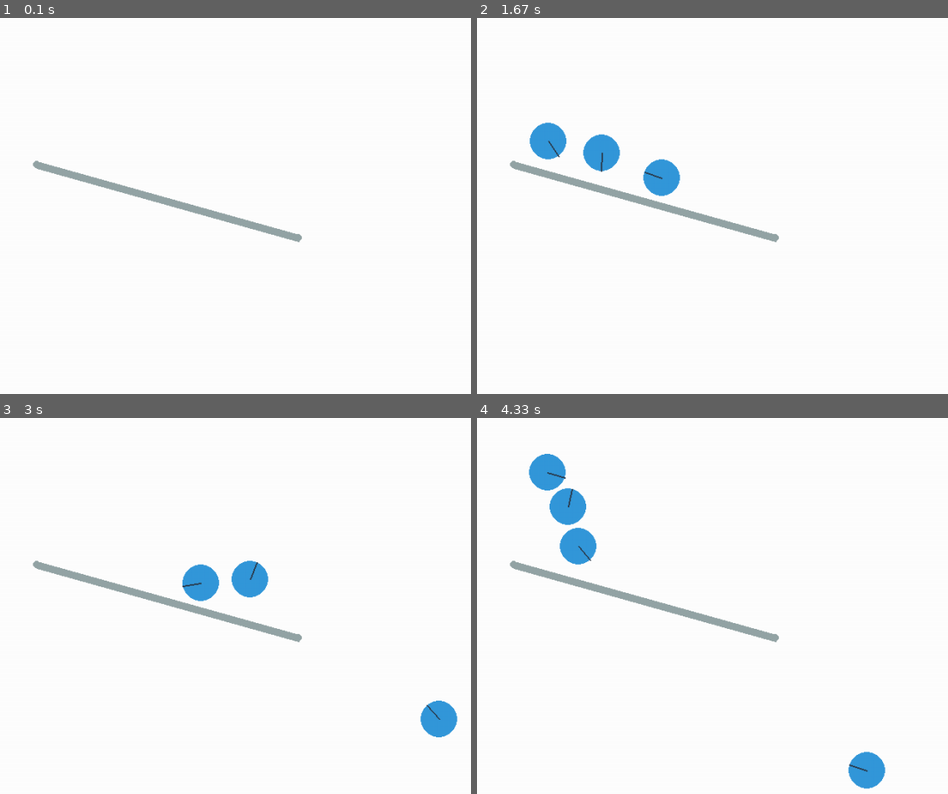
Above: before the commit, frames 1-4 (two rows, left to right).
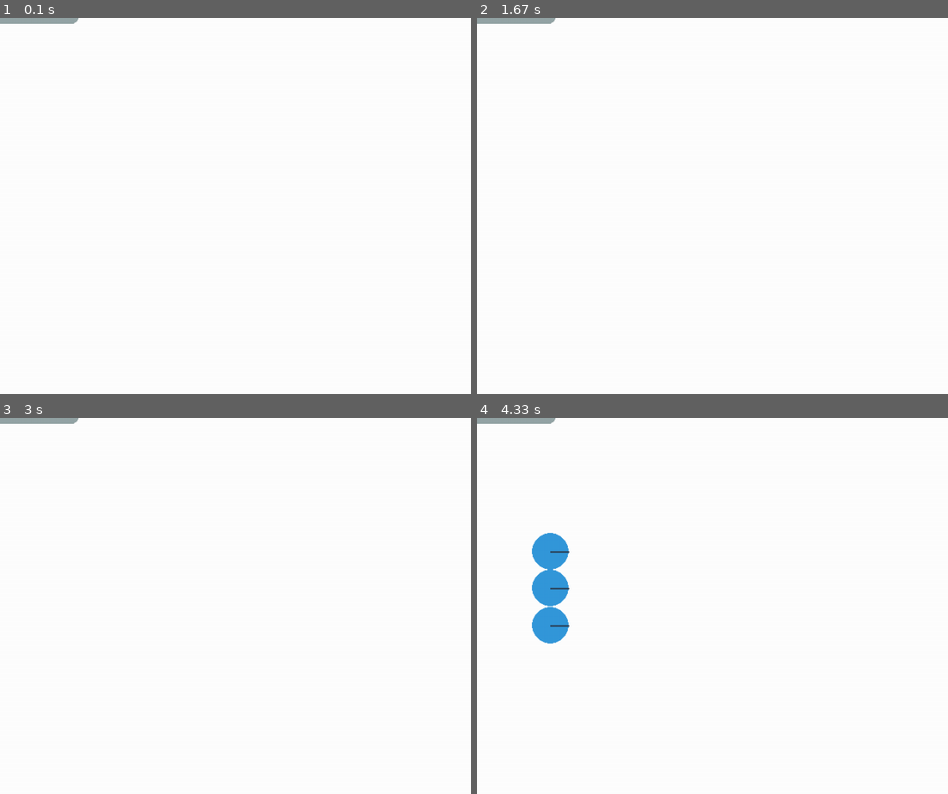
Above: after the commit, the same moments.

Repository: Okto3/pygame-project
Game: pygame game, started from pymunk tests.py
Same seed, same stepped clock (60 frames per second), same inputs: the game is played once before the commit and once after it.
Inputs (mouse positions are in pixels of both pictures, inside the frame that each line leads up to):
- Up to frame 1 (0.1 s): no input
- Up to frame 2 (1.67 s): tap Space at 0.33 s; press the mouse at (618, 172) at 0.7 s; move the mouse to (618, 254) at 0.8 s; release the mouse at (618, 341) at 0.93 s; hold Right 1-1.47 s; move the mouse to (outside the picture) at 1.03 s
- Up to frame 3 (3 s): hold Up 2-2.53 s; hold Left 2-2.53 s; move the mouse to (108, 624) at 2.03 s
- Up to frame 4 (4.33 s): tap Space at 3.63 s

The runs differ from the first frame. In frame 1, 1.5% of the frame differs, in the area x 0-65%, y 0-60%; in frame 2, 3.3%; in frame 3, 3.3%; in frame 4, 5.4%, in the area x 0-87%, y 0-99%.

Commit message:
rotating platforms in pymunk

Diff:
--- /dev/null
+++ b/pool.py
@@ -0,0 +1,162 @@
+import math
+
+import pygame as pg
+import pymunk as pm
+from pymunk import Vec2d
+
+
+def flipy(p):
+    """Convert chipmunk coordinates to pygame coordinates."""
+    return Vec2d(p[0], -p[1]+600)
+
+
+class Ball(pg.sprite.Sprite):
+
+    def __init__(self, pos, space):
+        super().__init__()
+        self.image = pg.Surface((60, 60), pg.SRCALPHA)
+        pg.draw.circle(self.image, pg.Color('steelblue2'), (30, 30), 29)
+        pg.draw.circle(self.image, pg.Color('black'), (30, 10), 5)
+        self.rect = self.image.get_rect(center=pos)
+        self.orig_image = self.image
+        # Create the physics body and shape of this object.
+        self.body = pm.Body()
+        self.shape = pm.Circle(self.body, radius=30)
+        self.shape.density = .0001
+        self.shape.friction = .1
+        self.shape.elasticity = .99
+        self.body.position = pos
+        # Add them to the Pymunk space.
+        self.space = space
+        self.space.add(self.body, self.shape)
+        print(self.body.mass)
+
+        self.accel_forw = False
+        self.accel_back = False
+        self.turn_left = False
+        self.turn_right = False
+        self.topspeed = 1790
+        self.angle = 0
+
+    def handle_event(self, event):
+        if event.type == pg.KEYDOWN:
+            if event.key == pg.K_w:
+                self.accel_forw = True
+            if event.key == pg.K_a:
+                self.turn_left = True
+            if event.key == pg.K_d:
+                self.turn_right = True
+            if event.key == pg.K_s:
+                self.accel_back = True
+        if event.type == pg.KEYUP:
+            if event.key == pg.K_w:
+                self.accel_forw = False
+            if event.key == pg.K_a:
+                self.turn_left = False
+            if event.key == pg.K_d:
+                self.turn_right = False
+            if event.key == pg.K_s:
+                self.accel_back = False
+
+    def update(self, dt):
+        # Accelerate the pymunk body of this sprite.
+        if self.accel_forw and self.body.velocity.length < self.topspeed:
+            self.body.apply_force_at_local_point(Vec2d(0, 624), Vec2d(0, 0))
+        if self.accel_back and self.body.velocity.length < self.topspeed:
+            self.body.apply_force_at_local_point(Vec2d(0, -514), Vec2d(0, 0))
+        if self.turn_left and self.body.velocity.length < self.topspeed:
+            self.body.angle += .1
+            self.body.angular_velocity = 0
+        if self.turn_right and self.body.velocity.length < self.topspeed:
+            self.body.angle -= .1
+            self.body.angular_velocity = 0
+        # Rotate the image of the sprite.
+        self.angle = self.body.angle
+        self.rect.center = flipy(self.body.position)
+        self.image = pg.transform.rotozoom(
+            self.orig_image, math.degrees(self.body.angle), 1)
+        self.rect = self.image.get_rect(center=self.rect.center)
+
+
+class Wall(pg.sprite.Sprite):
+
+    def __init__(self, pos, verts, space, mass, *sprite_groups):
+        super().__init__(*sprite_groups)
+        # Determine the width and height of the surface.
+        width = max(v[0] for v in verts)
+        height = max(v[1] for v in verts)
+        self.image = pg.Surface((width, height), pg.SRCALPHA)
+        pg.draw.polygon(self.image, pg.Color('sienna1'), verts)
+        self.rect = self.image.get_rect(topleft=pos)
+
+        moment = pm.moment_for_poly(mass, verts)
+        self.body = pm.Body(mass, moment, pm.Body.STATIC)
+        # Need to transform the vertices for the pymunk poly shape,
+        # so that they fit to the image vertices.
+        verts2 = [(x, -y) for x, y in verts]
+        self.shape = pm.Poly(self.body, verts2, radius=2)
+        self.shape.friction = 0.1
+        self.shape.elasticity = .92
+        self.body.position = flipy(pos)
+        self.space = space
+        self.space.add(self.shape)
+
+
+class Game:
+
+    def __init__(self):
+        self.done = False
+        self.screen = pg.display.set_mode((800, 600))
+        self.clock = pg.time.Clock()
+        self.bg_color = pg.Color(60, 60, 60)
+
+        self.space = pm.Space()
+        self.space.gravity = Vec2d(0.0, 0.0)
+        self.space.damping = .4
+
+        self.all_sprites = pg.sprite.Group()
+
+        self.ball = Ball((300, 300), self.space)
+        self.ball2 = Ball((400, 300), self.space)
+        self.all_sprites.add(self.ball, self.ball2)
+        # Position and vertices tuples for the walls.
+        vertices = [
+            ([10, 80], ((0, 0), (200, 0), (90, 500), (0, 500))),
+            ([400, 250], ((40, 80), (200, 0), (170, 90), (10, 170))),
+            ([600, 450], ((20, 40), (300, 0), (300, 120), (10, 100))),
+            ([760, 10], ((0, 0), (30, 0), (30, 420), (0, 400))),
+            ([10, 10], ((0, 0), (760, 0), (700, 60), (0, 60))),
+            ([10, 580], ((0, 0), (760, 0), (700, 60), (0, 60))),
+            ]
+
+        for pos, verts in vertices:
+            Wall(pos, verts, self.space, 1, self.all_sprites)
+
+    def run(self):
+        while not self.done:
+            self.dt = self.clock.tick(30) / 1000
+            self.handle_events()
+            self.run_logic()
+            self.draw()
+
+    def handle_events(self):
+        for event in pg.event.get():
+            if event.type == pg.QUIT:
+                self.done = True
+
+            self.ball.handle_event(event)
+
+    def run_logic(self):
+        self.space.step(1/60)
+        self.all_sprites.update(self.dt)
+
+    def draw(self):
+        self.screen.fill(self.bg_color)
+        self.all_sprites.draw(self.screen)
+        pg.display.flip()
+
+
+if __name__ == '__main__':
+    pg.init()
+    Game().run()
+    pg.quit()
--- a/pymunk tests.py
+++ b/pymunk tests.py
@@ -26,6 +26,14 @@
         self.ticks_to_next_ball = 10
         self.active_shape = None
         self.lineID
+        self.dragging = False
+        self.activePlatform = 0
+        self.rotating = False
+        self.lineAngle = math.pi/2
+
+
+
+
 
     def run(self) -> None:
             while self.running:
@@ -38,22 +46,27 @@
                 self.draw_objects()
                 pygame.display.flip()
                 self.clock.tick(50)
+                self.offset_x = 0
+                self.offset_y = 0
+                self.x = 0
+                self.y = 0
+
 
 
     def add_static_scenery(self) -> None:
         static_body = self.space.static_body
 
+        self.linePoint1X = 0
+        self.linePoint1Y = 0
+        self.linePoint2X = 100
+        self.linePoint2Y = 0
 
-        static_lines = [
-            pymunk.Segment(static_body, (50.0, 200), (407.0, 300), 5.0)
-            #pymunk.Segment(static_body, (407.0, 600 - 246), (407.0, 600 - 343), 0.0),
-        ]
-        for line in static_lines:
-            line.elasticity = 0.95
-            line.friction = 0.9
-        self.space.add(*static_lines)
+        self.platformLine = pymunk.Segment(static_body, (self.linePoint1X, self.linePoint1Y), (self.linePoint2X, self.linePoint2Y), 7.0)
+        self.platformLine.elasticity = 1
+        self.platformLine.friction = 0.9
+
+        self.space.add(self.platformLine)
         self.lineID = self.space.shapes[0]._id
-        print(self.lineID)
 
 
     def process_events(self) -> None:
@@ -64,36 +77,59 @@
                 self.running = False
 
 
-
             elif event.type == pygame.MOUSEBUTTONDOWN:
+                #self.dragging = True
+                self.mouse_x, self.mouse_y = event.pos
                 p = from_pygame(event.pos, self.screen)
                 self.active_shape = None
                 for s in self.space.shapes:
-                    print(s._id)
-                    print(self.lineID)
                     if s._id == self.lineID:
+
                         dist = s.point_query(p)
+                        if dist.distance < 0:
+                            self.active_shape = s
+                            #print(event.pos)
+                            self.dragging = True
+                            self.activePlatform = self.active_shape._id
 
-                        if dist.distance < 0:
+            elif event.type == pygame.KEYDOWN:
+                if event.key == pygame.K_LEFT:
+                    if self.active_shape:
+                        self.lineAngle += 0.2
 
-                            self.active_shape = s
-                            self.pulling = True
+                if event.key == pygame.K_RIGHT:
+                    if self.active_shape:
+                        self.lineAngle -= 0.2
 
-                            s.body.angle = (p - s.body.position).angle
+                self.rotatePlatform()
 
-                            if pygame.key.get_mods() & KMOD_META:
-                                self.selected_shapes.append(s)
-                                print(self.selected_shapes)
-                            else:
-                                self.selected_shapes = []
 
-            #keys = {K_LEFT: (-1, 0), K_RIGHT: (1, 0),K_UP: (0, 1), K_DOWN: (0, -1)}
+            elif event.type == pygame.MOUSEMOTION:
+                if self.dragging == True:
+                    self.mouse_x, self.mouse_y = event.pos
+                    self.space.remove(self.platformLine)
+                    self.platformLine.body.position = (self.mouse_x + self.offset_x,self.mouse_y + self.offset_y)
+                    self.space.add(self.platformLine)
+                    self.lineID = self.space.shapes[0]._id
+            elif event.type == pygame.MOUSEBUTTONUP:
+                self.dragging = False
 
-                #self.active_shape.body.position += 1
-                #print('yes')
-                #v = Vec2d(keys[K_LEFT])* 20
-                #if self.active_shape != None:
-                #    self.active_shape.body.position += v
+
+    def rotatePlatform (self) -> None:
+
+        xc = (self.platformLine.a.x + self.platformLine.b.x) / 2
+        yc = (self.platformLine.a.y + self.platformLine.b.y) / 2
+        xa = xc - math.sin(self.lineAngle)*50
+        ya = yc - math.cos(self.lineAngle)*50
+        xb = xc + math.sin(self.lineAngle)*50
+        yb = yc + math.cos(self.lineAngle)*50
+
+        self.space.remove(self.platformLine)
+        self.platformLine = pymunk.Segment(self.space.static_body, (xa, ya), (xb, yb), 7.0)
+        self.space.add(self.platformLine)
+        self.lineID = self.space.shapes[0]._id
+        self.platformLine.elasticity = .9
+        self.platformLine.friction = 0.9
 
 
     def update_balls(self) -> None:
@@ -113,7 +149,7 @@
         body = pymunk.Body(mass, inertia)
         body.position = 100, 100
         shape = pymunk.Circle(body, radius, (0, 0))
-        shape.elasticity = 0.95
+        shape.elasticity = 1
         shape.friction = 0.9
         self.space.add(body, shape)
         self.balls.append(shape)
@@ -132,8 +168,6 @@
             pygame.draw.circle(self.screen, (255,0,0), p, r, 3)
 
 
-
-
 if __name__ == "__main__":
 
     game = BouncingBalls()
